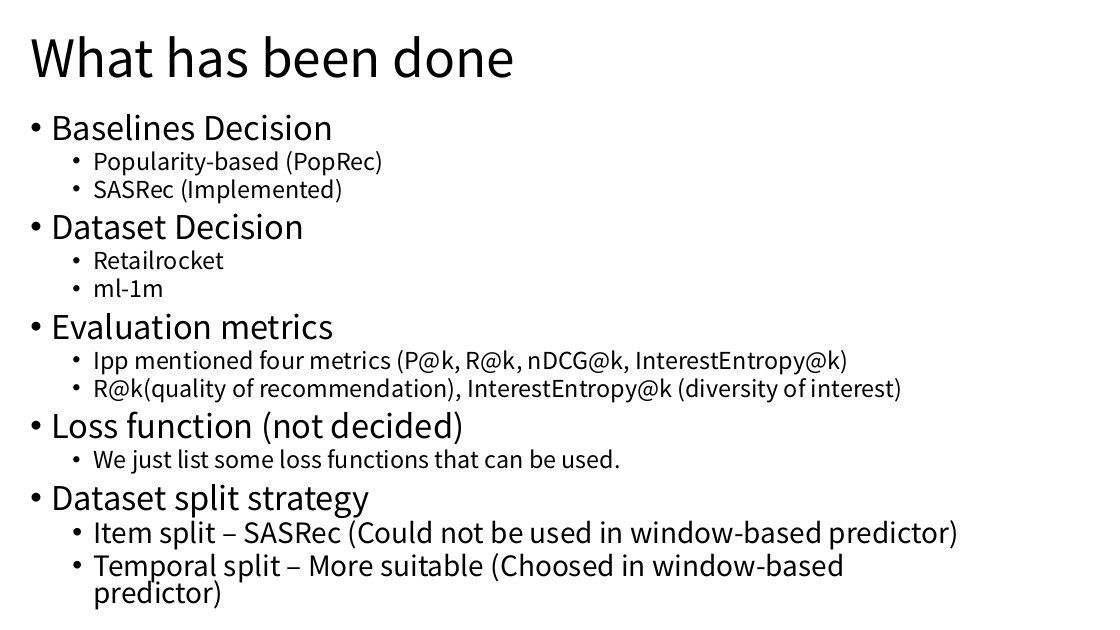
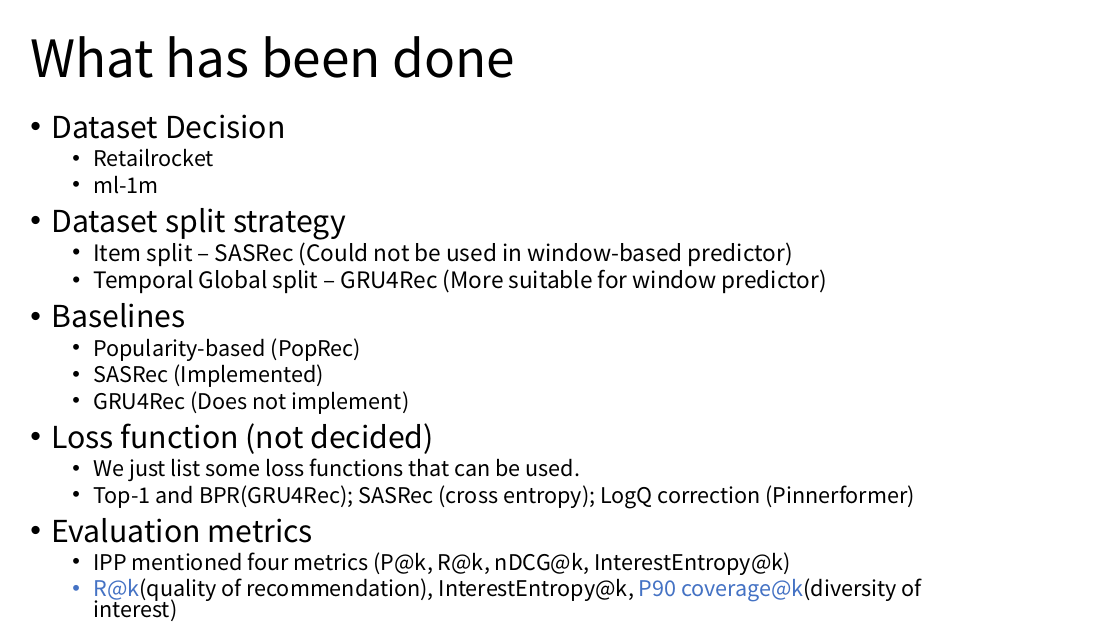
Before and after one commit to YunlongLin0125/Recommender-System, a slide deck: slide 2 of week1/Dissertation_1.pptx. Drawn at 1120x630 pixels with LibreOffice and Linux fonts; fonts in the diff are those of the drawing. Boxes give left, top, right and bottom in pixels: in the first picture for what was removed or moved away, otherwise in the second. Text is boxed around its words. In the diff, an @@ line names an element or a change of style, - is before the commit and + after.

```diff
--- a/week1/Dissertation_1.pptx
+++ b/week1/Dissertation_1.pptx
@@ text at (x1=51, y1=114, x2=384, y2=204): paragraphs removed @@
-• Baselines Decision
-  • Popularity-based (PopRec)
-  • SASRec (Implemented)
@@ text at (x1=51, y1=114, x2=580, y2=481): size 28 to 25.9 pt in "Dataset Decision", "Loss function (not decided)"; size 20 to 18.5 pt in "Retailrocket", "ml-1m", "We just list some loss functions that ..." @@
@@ text at (x1=51, y1=208, x2=827, y2=414): text changed; size 20 to 19.4 pt @@
-• Evaluation metrics
-  • Ipp mentioned four metrics (P@k, R@k, nDCG@k, InterestEntropy@k)
-  • R@k(quality of recommendation), InterestEntropy@k (diversity of interest)
+• Dataset split strategy
+  • Item split – SASRec (Could not be used in window-based predictor)
+  • Temporal Global split – GRU4Rec (More suitable for window predictor)
+• Baselines
+  • Popularity-based (PopRec)
+  • SASRec (Implemented)
+  • GRU4Rec (Does not implement)
@@ text at (x1=51, y1=481, x2=922, y2=621): text changed; size 24 to 18.5 pt @@
-• Dataset split strategy
-  • Item split – SASRec (Could not be used in window-based predictor)
-  • Temporal split – More suitable (Choosed in window-based predictor)
+  • Top-1 and BPR(GRU4Rec); SASRec (cross entropy); LogQ correction (Pinnerformer)
+• Evaluation metrics
+  • IPP mentioned four metrics (P@k, R@k, nDCG@k, InterestEntropy@k)
+  • R@k(quality of recommendation), InterestEntropy@k, P90 coverage@k(diversity of interest)
```
Also in this commit, not shown: 1 other slide changed, 1 slide added, 1 other file.
